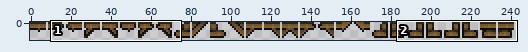
Two versions of one sprite sheet, Content/Tiles/SpookyBiome/Furniture/OldWoodPlatform.png. Above, an overview of the earlier version with the close-up marked.
Close-up. Before the edit:
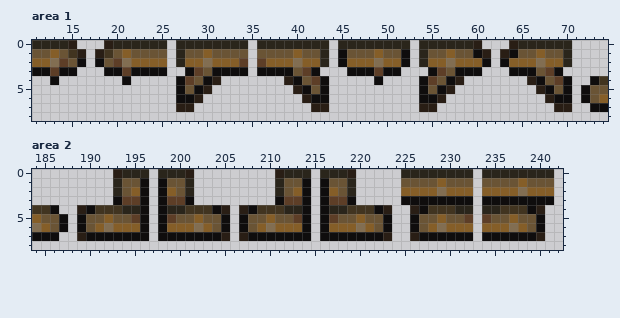
The file is 486x18 pixels, drawn in blocks of 2x2; one block is one cell here. Shown: area 1: x 11..74, y 0..8; area 2: x 184..242, y 0..8. The commit also changed other parts of the picture, which this record leaves out.
The result:
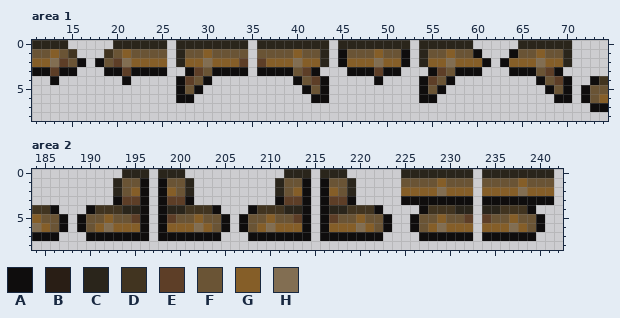
Palette (. is transparent): A #0f0d0d  B #291e15  C #2a251b  D #413420  E #5d3e27  F #6a5435  G #855e28  H #826e52
The edit:
Area 1:
The author cleared colour B in row 0 at x 15, 19, 60 and 64; in row 1 at x 16, 18, 61 and 63; in row 4 at x 31, 39, 58 and 66; in row 5 at x 30, 40, 57 and 67; in row 6 at x 29, 41, 56 and 68; in row 7 at x 27 to 28, 42 to 43, 54 to 55 and 69 to 70.
Area 2:
The author cleared colour B in row 0 at x 193, 201, 211 and 219; in row 4 at x 189, 205, 207, 223, 226 and 240; in row 7 at x 189, 205, 207, 223, 226 and 240.
